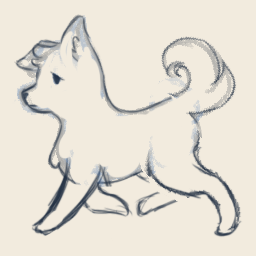
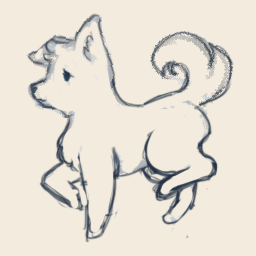
Layer changes from the first (256, 256) image to the second:
pixels changed over (14, 13, 242, 243) (layer not identified)
